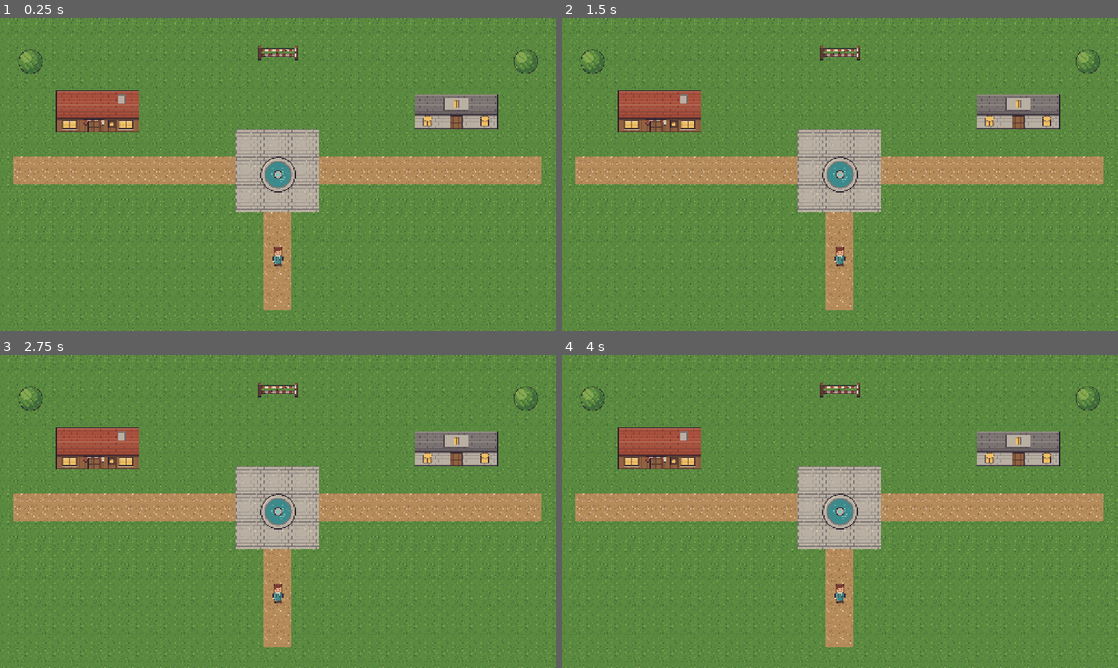
Above: before the commit, frames 1-4 (two rows, left to right).
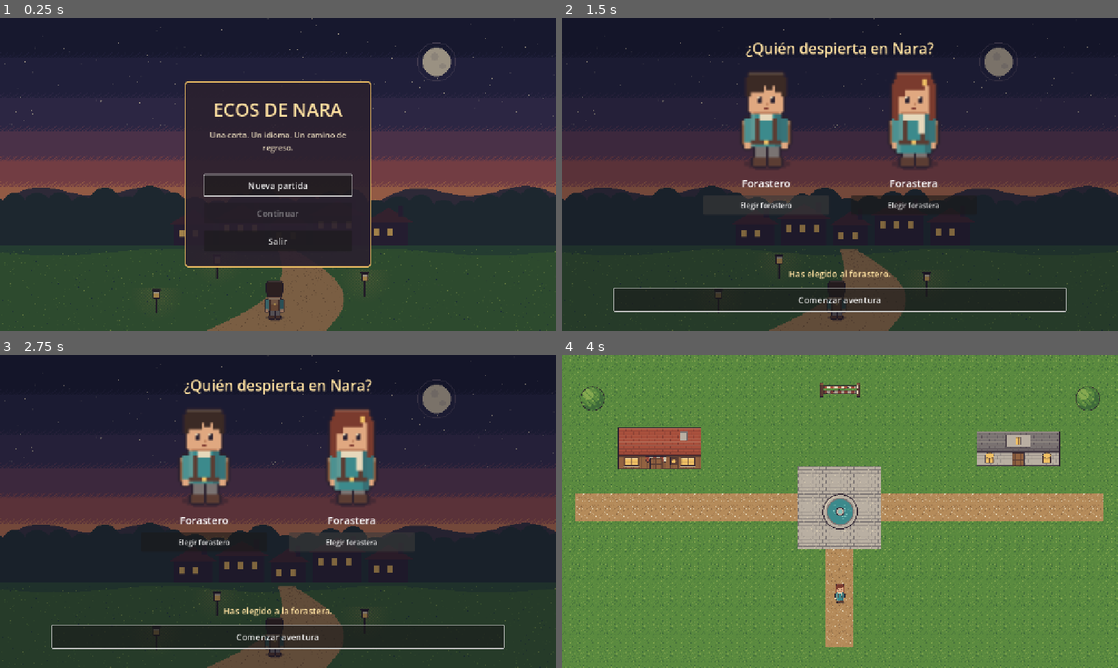
Above: after the commit, the same moments.

Repository: YOOUYII/Ecos_de_Nara
Game: Godot game, scene res://scenes/main/main.tscn
The game is run twice, just before and just after one commit, with the same random seed, the same clock (stepped at 60 frames per second) and the same inputs.
Inputs (mouse positions are in pixels of both pictures, inside the frame that each line leads up to):
- Up to frame 1 (0.25 s): no input
- Up to frame 2 (1.5 s): click (840, 183) at 0.5 s, where only the run after the commit has a clickable "Nueva partida"; click (767, 205) at 1.25 s, where only the run after the commit has a clickable "Elegir forastero"
- Up to frame 3 (2.75 s): click (350, 542) at 2 s, where only the run after the commit has a clickable "Elegir forastera"
- Up to frame 4 (4 s): click (840, 636) at 2.75 s, where only the run after the commit has a clickable "Comenzar aventura"; click (840, 577) at 3.5 s, where only the run after the commit has a clickable "Abrir los ojos"

The runs differ from the first frame. In frame 1, 100% of the frame differs, in the area x 0-100%, y 0-100%; in frame 2, 100%; in frame 3, 100%; in frame 4, nothing differs.

Commit message:
feat: implementar inicio y selección de personaje

Diff:
--- a/project.godot
+++ b/project.godot
@@ -14,6 +14,10 @@
 run/main_scene="res://scenes/main/main.tscn"
 config/features=PackedStringArray("4.7", "GL Compatibility")
 config/icon="res://icon.svg"
+
+[autoload]
+
+GameManager="*res://scripts/autoload/game_manager.gd"
 
 [display]
 
--- a/scenes/main/main.tscn
+++ b/scenes/main/main.tscn
@@ -1,7 +1,7 @@
 [gd_scene load_steps=2 format=3]
 
-[ext_resource type="PackedScene" path="res://scenes/world/world_test.tscn" id="1_world"]
+[ext_resource type="PackedScene" path="res://scenes/ui/main_menu.tscn" id="1_menu"]
 
-[node name="Main" type="Node2D"]
+[node name="Main" type="Node"]
 
-[node name="WorldTest" parent="." instance=ExtResource("1_world")]
+[node name="MainMenu" parent="." instance=ExtResource("1_menu")]
--- /dev/null
+++ b/scenes/ui/character_select.tscn
@@ -0,0 +1,137 @@
+[gd_scene load_steps=5 format=3]
+
+[ext_resource type="Script" path="res://scripts/ui/character_select.gd" id="1_script"]
+[ext_resource type="Texture2D" path="res://assets/art/ui/ui_menu_fondo.png" id="2_background"]
+[ext_resource type="Texture2D" path="res://assets/art/characters/player/forastero_idle.png" id="3_forastero"]
+[ext_resource type="Texture2D" path="res://assets/art/characters/player/forastera_idle.png" id="4_forastera"]
+
+[sub_resource type="AtlasTexture" id="Atlas_forastero"]
+atlas = ExtResource("3_forastero")
+region = Rect2(0, 0, 32, 48)
+[sub_resource type="AtlasTexture" id="Atlas_forastera"]
+atlas = ExtResource("4_forastera")
+region = Rect2(0, 0, 32, 48)
+
+[node name="CharacterSelect" type="Control"]
+layout_mode = 3
+anchors_preset = 15
+anchor_right = 1.0
+anchor_bottom = 1.0
+grow_horizontal = 2
+grow_vertical = 2
+script = ExtResource("1_script")
+
+[node name="Background" type="TextureRect" parent="."]
+layout_mode = 1
+anchors_preset = 15
+anchor_right = 1.0
+anchor_bottom = 1.0
+grow_horizontal = 2
+grow_vertical = 2
+texture = ExtResource("2_background")
+expand_mode = 1
+stretch_mode = 6
+mouse_filter = 2
+
+[node name="Shade" type="ColorRect" parent="."]
+layout_mode = 1
+anchors_preset = 15
+anchor_right = 1.0
+anchor_bottom = 1.0
+grow_horizontal = 2
+grow_vertical = 2
+color = Color(0.0509804, 0.0470588, 0.0941176, 0.5)
+mouse_filter = 2
+
+[node name="Margin" type="MarginContainer" parent="."]
+layout_mode = 1
+anchors_preset = 15
+anchor_right = 1.0
+anchor_bottom = 1.0
+grow_horizontal = 2
+grow_vertical = 2
+theme_override_constants/margin_left = 120
+theme_override_constants/margin_top = 46
+theme_override_constants/margin_right = 120
+theme_override_constants/margin_bottom = 46
+
+[node name="VBox" type="VBoxContainer" parent="Margin"]
+layout_mode = 2
+theme_override_constants/separation = 18
+
+[node name="Title" type="Label" parent="Margin/VBox"]
+layout_mode = 2
+theme_override_colors/font_color = Color(1, 0.882353, 0.631373, 1)
+theme_override_font_sizes/font_size = 34
+text = "¿Quién despierta en Nara?"
+horizontal_alignment = 1
+
+[node name="Choices" type="HBoxContainer" parent="Margin/VBox"]
+layout_mode = 2
+size_flags_vertical = 3
+theme_override_constants/separation = 50
+alignment = 1
+
+[node name="Forastero" type="VBoxContainer" parent="Margin/VBox/Choices"]
+custom_minimum_size = Vector2(290, 0)
+layout_mode = 2
+theme_override_constants/separation = 12
+
+[node name="Portrait" type="TextureRect" parent="Margin/VBox/Choices/Forastero"]
+custom_minimum_size = Vector2(192, 240)
+layout_mode = 2
+texture = SubResource("Atlas_forastero")
+expand_mode = 1
+stretch_mode = 5
+
+[node name="Name" type="Label" parent="Margin/VBox/Choices/Forastero"]
+layout_mode = 2
+theme_override_font_sizes/font_size = 24
+text = "Forastero"
+horizontal_alignment = 1
+
+[node name="ForasteroButton" type="Button" parent="Margin/VBox/Choices/Forastero"]
+unique_name_in_owner = true
+custom_minimum_size = Vector2(0, 44)
+layout_mode = 2
+text = "Elegir forastero"
+
+[node name="Forastera" type="VBoxContainer" parent="Margin/VBox/Choices"]
+custom_minimum_size = Vector2(290, 0)
+layout_mode = 2
+theme_override_constants/separation = 12
+
+[node name="Portrait" type="TextureRect" parent="Margin/VBox/Choices/Forastera"]
+custom_minimum_size = Vector2(192, 240)
+layout_mode = 2
+texture = SubResource("Atlas_forastera")
+expand_mode = 1
+stretch_mode = 5
+
+[node name="Name" type="Label" parent="Margin/VBox/Choices/Forastera"]
+layout_mode = 2
+theme_override_font_sizes/font_size = 24
+text = "Forastera"
+horizontal_alignment = 1
+
+[node name="ForasteraButton" type="Button" parent="Margin/VBox/Choices/Forastera"]
+unique_name_in_owner = true
+custom_minimum_size = Vector2(0, 44)
+layout_mode = 2
+text = "Elegir forastera"
+
+[node name="SelectionLabel" type="Label" parent="Margin/VBox"]
+unique_name_in_owner = true
+custom_minimum_size = Vector2(0, 30)
+layout_mode = 2
+theme_override_colors/font_color = Color(1, 0.882353, 0.631373, 1)
+theme_override_font_sizes/font_size = 20
+text = "Elige un personaje para continuar."
+horizontal_alignment = 1
+
+[node name="BeginButton" type="Button" parent="Margin/VBox"]
+unique_name_in_owner = true
+custom_minimum_size = Vector2(0, 52)
+layout_mode = 2
+theme_override_font_sizes/font_size = 20
+text = "Comenzar aventura"
--- /dev/null
+++ b/scenes/ui/intro.tscn
@@ -0,0 +1,82 @@
+[gd_scene load_steps=2 format=3]
+
+[ext_resource type="Script" path="res://scripts/ui/intro.gd" id="1_script"]
+
+[sub_resource type="StyleBoxFlat" id="StyleBox_panel"]
+bg_color = Color(0.164706, 0.12549, 0.180392, 0.96)
+border_width_left = 3
+border_width_top = 3
+border_width_right = 3
+border_width_bottom = 3
+border_color = Color(0.941176, 0.752941, 0.392157, 1)
+corner_radius_top_left = 8
+corner_radius_top_right = 8
+corner_radius_bottom_right = 8
+corner_radius_bottom_left = 8
+
+[node name="Intro" type="Control"]
+layout_mode = 3
+anchors_preset = 15
+anchor_right = 1.0
+anchor_bottom = 1.0
+grow_horizontal = 2
+grow_vertical = 2
+script = ExtResource("1_script")
+
+[node name="Background" type="ColorRect" parent="."]
+layout_mode = 1
+anchors_preset = 15
+anchor_right = 1.0
+anchor_bottom = 1.0
+grow_horizontal = 2
+grow_vertical = 2
+color = Color(0.0470588, 0.0431373, 0.0901961, 1)
+
+[node name="Center" type="CenterContainer" parent="."]
+layout_mode = 1
+anchors_preset = 15
+anchor_right = 1.0
+anchor_bottom = 1.0
+grow_horizontal = 2
+grow_vertical = 2
+
+[node name="Panel" type="PanelContainer" parent="Center"]
+custom_minimum_size = Vector2(720, 410)
+layout_mode = 2
+theme_override_styles/panel = SubResource("StyleBox_panel")
+
+[node name="Margin" type="MarginContainer" parent="Center/Panel"]
+layout_mode = 2
+theme_override_constants/margin_left = 55
+theme_override_constants/margin_top = 46
+theme_override_constants/margin_right = 55
+theme_override_constants/margin_bottom = 46
+
+[node name="VBox" type="VBoxContainer" parent="Center/Panel/Margin"]
+layout_mode = 2
+theme_override_constants/separation = 24
+
+[node name="Title" type="Label" parent="Center/Panel/Margin/VBox"]
+layout_mode = 2
+theme_override_colors/font_color = Color(1, 0.882353, 0.631373, 1)
+theme_override_font_sizes/font_size = 28
+text = "Ecos de Nara"
+horizontal_alignment = 1
+
+[node name="IntroductionLabel" type="Label" parent="Center/Panel/Margin/VBox"]
+unique_name_in_owner = true
+layout_mode = 2
+size_flags_vertical = 3
+theme_override_colors/font_color = Color(0.901961, 0.847059, 0.733333, 1)
+theme_override_font_sizes/font_size = 20
+horizontal_alignment = 1
+vertical_alignment = 1
+autowrap_mode = 2
+
+[node name="ContinueButton" type="Button" parent="Center/Panel/Margin/VBox"]
+custom_minimum_size = Vector2(0, 50)
+layout_mode = 2
+theme_override_font_sizes/font_size = 20
+text = "Abrir los ojos"
+
+[connection signal="pressed" from="Center/Panel/Margin/VBox/ContinueButton" to="." method="_on_continue_button_pressed"]
--- /dev/null
+++ b/scenes/ui/main_menu.tscn
@@ -0,0 +1,111 @@
+[gd_scene load_steps=3 format=3]
+
+[ext_resource type="Script" path="res://scripts/ui/main_menu.gd" id="1_script"]
+[ext_resource type="Texture2D" path="res://assets/art/ui/ui_menu_fondo.png" id="2_background"]
+
+[sub_resource type="StyleBoxFlat" id="StyleBox_panel"]
+bg_color = Color(0.164706, 0.12549, 0.180392, 0.9)
+border_width_left = 3
+border_width_top = 3
+border_width_right = 3
+border_width_bottom = 3
+border_color = Color(0.941176, 0.752941, 0.392157, 1)
+corner_radius_top_left = 8
+corner_radius_top_right = 8
+corner_radius_bottom_right = 8
+corner_radius_bottom_left = 8
+
+[node name="MainMenu" type="Control"]
+layout_mode = 3
+anchors_preset = 15
+anchor_right = 1.0
+anchor_bottom = 1.0
+grow_horizontal = 2
+grow_vertical = 2
+script = ExtResource("1_script")
+
+[node name="Background" type="TextureRect" parent="."]
+layout_mode = 1
+anchors_preset = 15
+anchor_right = 1.0
+anchor_bottom = 1.0
+grow_horizontal = 2
+grow_vertical = 2
+texture = ExtResource("2_background")
+expand_mode = 1
+stretch_mode = 6
+mouse_filter = 2
+
+[node name="Shade" type="ColorRect" parent="."]
+layout_mode = 1
+anchors_preset = 15
+anchor_right = 1.0
+anchor_bottom = 1.0
+grow_horizontal = 2
+grow_vertical = 2
+color = Color(0.0509804, 0.0470588, 0.0941176, 0.35)
+mouse_filter = 2
+
+[node name="Center" type="CenterContainer" parent="."]
+layout_mode = 1
+anchors_preset = 15
+anchor_right = 1.0
+anchor_bottom = 1.0
+grow_horizontal = 2
+grow_vertical = 2
+
+[node name="Panel" type="PanelContainer" parent="Center"]
+custom_minimum_size = Vector2(430, 360)
+layout_mode = 2
+theme_override_styles/panel = SubResource("StyleBox_panel")
+
+[node name="Margin" type="MarginContainer" parent="Center/Panel"]
+layout_mode = 2
+theme_override_constants/margin_left = 42
+theme_override_constants/margin_top = 34
+theme_override_constants/margin_right = 42
+theme_override_constants/margin_bottom = 34
+
+[node name="VBox" type="VBoxContainer" parent="Center/Panel/Margin"]
+layout_mode = 2
+theme_override_constants/separation = 16
+
+[node name="Title" type="Label" parent="Center/Panel/Margin/VBox"]
+layout_mode = 2
+theme_override_colors/font_color = Color(1, 0.882353, 0.631373, 1)
+theme_override_font_sizes/font_size = 42
+text = "ECOS DE NARA"
+horizontal_alignment = 1
+
+[node name="Subtitle" type="Label" parent="Center/Panel/Margin/VBox"]
+layout_mode = 2
+theme_override_colors/font_color = Color(0.901961, 0.847059, 0.733333, 1)
+theme_override_font_sizes/font_size = 18
+text = "Una carta. Un idioma. Un camino de regreso."
+horizontal_alignment = 1
+autowrap_mode = 2
+
+[node name="Spacer" type="Control" parent="Center/Panel/Margin/VBox"]
+custom_minimum_size = Vector2(0, 18)
+layout_mode = 2
+
+[node name="NewGameButton" type="Button" parent="Center/Panel/Margin/VBox"]
+unique_name_in_owner = true
+custom_minimum_size = Vector2(0, 48)
+layout_mode = 2
+theme_override_font_sizes/font_size = 20
+text = "Nueva partida"
+
+[node name="ContinueButton" type="Button" parent="Center/Panel/Margin/VBox"]
+unique_name_in_owner = true
+custom_minimum_size = Vector2(0, 48)
+layout_mode = 2
+theme_override_font_sizes/font_size = 20
+text = "Continuar"
+
+[node name="ExitButton" type="Button" parent="Center/Panel/Margin/VBox"]
+unique_name_in_owner = true
+custom_minimum_size = Vector2(0, 48)
+layout_mode = 2
+theme_override_font_sizes/font_size = 20
+text = "Salir"
--- /dev/null
+++ b/scripts/autoload/game_manager.gd
@@ -0,0 +1,23 @@
+extends Node
+
+const CHARACTER_FORASTERO := "forastero"
+const CHARACTER_FORASTERA := "forastera"
+
+var selected_character := ""
+
+func select_character(character_type: String) -> void:
+	if character_type == CHARACTER_FORASTERO or character_type == CHARACTER_FORASTERA:
+		selected_character = character_type
+
+func has_selected_character() -> bool:
+	return selected_character != ""
+
+func start_new_game() -> void:
+	get_tree().change_scene_to_file("res://scenes/ui/character_select.tscn")
+
+func show_intro() -> void:
+	if has_selected_character():
+		get_tree().change_scene_to_file("res://scenes/ui/intro.tscn")
+
+func begin_world() -> void:
+	get_tree().change_scene_to_file("res://scenes/world/world_test.tscn")
--- a/scripts/player/player.gd
+++ b/scripts/player/player.gd
@@ -5,13 +5,24 @@
 
 @onready var animated_sprite: AnimatedSprite2D = $AnimatedSprite2D
 
-func _physics_process(delta: float) -> void:
+const FORASTERO_SHEET := preload("res://assets/art/characters/player/forastero_sheet.png")
+const FORASTERA_SHEET := preload("res://assets/art/characters/player/forastera_sheet.png")
+
+func _ready() -> void:
+	var character_sheet := FORASTERO_SHEET if GameManager.selected_character == GameManager.CHARACTER_FORASTERO else FORASTERA_SHEET
+	for animation_name in animated_sprite.sprite_frames.get_animation_names():
+		for frame_index in range(animated_sprite.sprite_frames.get_frame_count(animation_name)):
+			var frame_texture := animated_sprite.sprite_frames.get_frame_texture(animation_name, frame_index) as AtlasTexture
+			if frame_texture:
+				frame_texture.atlas = character_sheet
+
+func _physics_process(_delta: float) -> void:
 	var direction := Input.get_vector("move_left", "move_right", "move_up", "move_down")
 	velocity = direction * speed
 	move_and_slide()
-	_update_visual(direction, delta)
+	_update_visual(direction)
 
-func _update_visual(direction: Vector2, delta: float) -> void:
+func _update_visual(direction: Vector2) -> void:
 	if direction != Vector2.ZERO:
 		var animation_name := _get_walk_animation(direction)
 		if animated_sprite.animation != animation_name or not animated_sprite.is_playing():
--- /dev/null
+++ b/scripts/ui/character_select.gd
@@ -0,0 +1,22 @@
+extends Control
+
+@onready var forastero_button: Button = %ForasteroButton
+@onready var forastera_button: Button = %ForasteraButton
+@onready var begin_button: Button = %BeginButton
+@onready var selection_label: Label = %SelectionLabel
+
+func _ready() -> void:
+	forastero_button.pressed.connect(_select.bind(GameManager.CHARACTER_FORASTERO))
+	forastera_button.pressed.connect(_select.bind(GameManager.CHARACTER_FORASTERA))
+	begin_button.pressed.connect(GameManager.show_intro)
+	begin_button.disabled = true
+	forastero_button.grab_focus()
+
+func _select(character_type: String) -> void:
+	GameManager.select_character(character_type)
+	begin_button.disabled = false
+	begin_button.grab_focus()
+	if character_type == GameManager.CHARACTER_FORASTERO:
+		selection_label.text = "Has elegido al forastero."
+	else:
+		selection_label.text = "Has elegido a la forastera."
--- /dev/null
+++ b/scripts/ui/intro.gd
@@ -0,0 +1,10 @@
+extends Control
+
+@onready var introduction_label: Label = %IntroductionLabel
+
+func _ready() -> void:
+	var title := "forastero" if GameManager.selected_character == GameManager.CHARACTER_FORASTERO else "forastera"
+	introduction_label.text = "Despiertas sin recuerdos.\n\nEl pueblo guarda silencio mientras te observa. Solo llevas una libreta y una carta que no puedes comprender.\n\nDebes descubrir quién eres, qué dice la carta y cómo salir de Nara, %s." % title
+
+func _on_continue_button_pressed() -> void:
+	GameManager.begin_world()
--- /dev/null
+++ b/scripts/ui/main_menu.gd
@@ -0,0 +1,12 @@
+extends Control
+
+@onready var new_game_button: Button = %NewGameButton
+@onready var continue_button: Button = %ContinueButton
+@onready var exit_button: Button = %ExitButton
+
+func _ready() -> void:
+	# El guardado se implementará en la Sección 10.
+	continue_button.disabled = true
+	new_game_button.pressed.connect(GameManager.start_new_game)
+	exit_button.pressed.connect(get_tree().quit)
+	new_game_button.grab_focus()
Binary file added: assets/art/characters/player/forastero_idle.png
Not shown, added: assets/art/characters/player/forastero_idle.png.import
Binary file added: assets/art/characters/player/forastero_sheet.png
Not shown, added: assets/art/characters/player/forastero_sheet.png.import
Binary file added: assets/art/ui/ui_menu_fondo.png
Not shown, added: assets/art/ui/ui_menu_fondo.png.import
Binary file added: assets/art/ui/ui_menu_titulo_marco.png
Not shown, added: assets/art/ui/ui_menu_titulo_marco.png.import
Binary file added: assets/art/ui/ui_panel_menu_9slice.png
Not shown, added: assets/art/ui/ui_panel_menu_9slice.png.import
Binary file added: assets/art/ui/ui_seleccion_resaltado_9slice.png
Not shown, added: assets/art/ui/ui_seleccion_resaltado_9slice.png.import
(and 6 more such lines)
